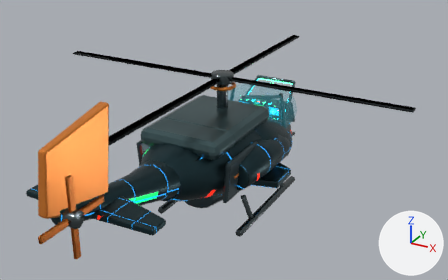
The glTF model public/assets/original/models/support/pass65-chopper-gunner-lod0.glb, before and after one commit.
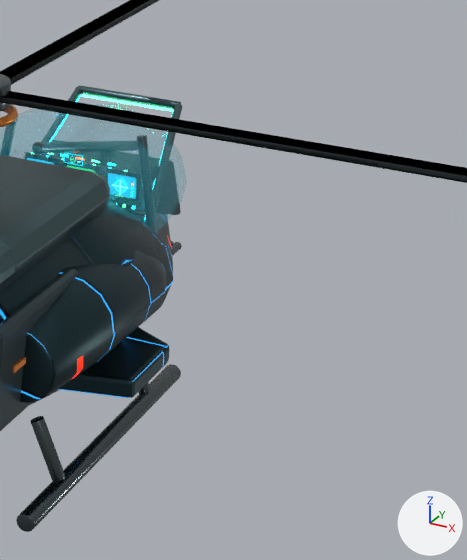
Each version appears first whole from a camera (50 mm lens) standing at (5.64, -10.6, 5.48) and looking at (-0.54, 0.62, -0.13), and next in a close-up on the part from 51% to 89% of the width and 16% to 88% of the height. The lights are fixed; the arrows at lower right show +X, +Y and +Z. The last two pictures show the newer version. Where no turn or scale is listed for an object, it has been applied to the vertices.

Script lines for the objects in view, before the commit:
```python
me_cube_004 = bpy.data.meshes.new('Cube.004')
me_cube_004.from_pydata(...)  # 44 vertices, 84 faces; spans x -0.081..0.081, y -0.59..0.59, z -0.408..0.408
me_cube_004.materials.append(mat_mat_pass65chopper_darkarmor)  # greyish cyan #425257
me_cube_086 = bpy.data.meshes.new('Cube.086')
me_cube_086.from_pydata(...)  # 44 vertices, 84 faces; spans x -0.1..0.1, y -3.72..3.72, z -0.02..0.02
me_cube_086.materials.append(mat_mat_pass65chopper_rotorblade)  # black #21292c
me_cube_088 = bpy.data.meshes.new('Cube.088')
me_cube_088.from_pydata(...)  # 44 vertices, 84 faces; spans x -0.1..0.1, y -3.72..3.72, z -0.02..0.02
me_cube_088.materials.append(mat_mat_pass65chopper_rotorblade)  # black #21292c
ob_chopper_mainblade_0_lod0 = bpy.data.objects.new('Chopper_MainBlade_0_LOD0', me_cube_086)
ob_chopper_mainblade_0_lod0.location = (0.0, -0.42, 1.72)
ob_chopper_mainblade_2_lod0 = bpy.data.objects.new('Chopper_MainBlade_2_LOD0', me_cube_088)
ob_chopper_mainblade_2_lod0.location = (0.0, -0.42, 1.72)
ob_chopper_reararmordoor_1_lod0 = bpy.data.objects.new('Chopper_RearArmorDoor_1_LOD0', me_cube_004)
ob_chopper_reararmordoor_1_lod0.location = (0.93, -1.4, 0.32)
# also in view: 'Chopper_RearEngineCowling_LOD0' at (0.0, -1.34, 0.93); 'Chopper_MainBlade_3_LOD0' at (0.0, -0.42, 1.72); 'Chopper_RearCabin_LOD0' at (0.0, -1.6, 0.29); 'Chopper_InnerWindscreenHeader_LOD0' at (0.0, 2.18, 0.94); 'Chopper_TaperedFuselage_LOD0' at (0.0, 1.09, 0.27)
```
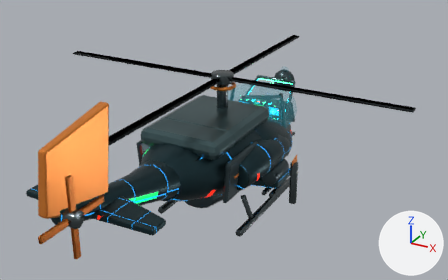
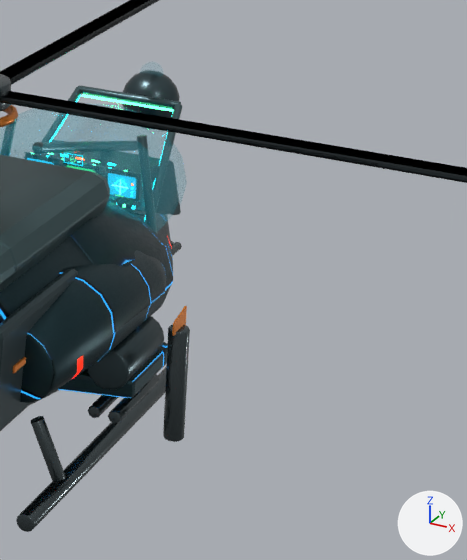
Where the newer file only moved an object's origin or applied its transform, the numbers keep the older frame.

Changed parts and their boxes (x1, y1, x2, y2) in the close-ups (467 x 560 px):
'Chopper_RocketPod_1_LOD0', added: after (87, 316, 164, 390)
'Chopper_Missile_1_LOD0', added: after (163, 325, 190, 442)
'Chopper_SensorTurret_LOD0', added: after (122, 73, 180, 118)
'Chopper_RocketTube_1_1_LOD0', added: after (108, 374, 159, 423)
'Chopper_RocketTube_1_0_LOD0', added: after (88, 395, 118, 418)
'Chopper_SensorLens_LOD0', added: after (140, 61, 164, 77)
'Chopper_MissileFin_1_LOD0', added: after (172, 306, 187, 336)
'Chopper_SensorMast_LOD0', added (mostly hidden): after (137, 94, 146, 113)

The change, as a diff of the scene's bpy script:
```diff
--- a/public/assets/original/models/support/pass65-chopper-gunner-lod0.glb.py
+++ b/public/assets/original/models/support/pass65-chopper-gunner-lod0.glb.py
@@ ob_chopper_rockettube_1_1_lod0 @@
+ob_chopper_rockettube_1_1_lod0 = bpy.data.objects.new('Chopper_RocketTube_1_1_LOD0', me_cylinder_002_1)  # 112 vertices, 220 faces; spans x -0.14..0.14, y -0.14..0.14, z -1.0..1.0; in mat_mat_pass65chopper_gunmetal (dark grey #576164)
+ob_chopper_rockettube_1_1_lod0.parent = ob_pass65chopper_lod0
+ob_chopper_rockettube_1_1_lod0.location = (1.24, -0.34, -0.44)
+ob_chopper_rockettube_1_1_lod0.rotation_euler = (1.571, 0.0, 0.0)  # degrees (90, 0, 0)
+ob_chopper_rockettube_1_1_lod0.scale = (0.35, 0.35, 0.35)
@@ ob_chopper_rockettube_1_0_lod0 @@
+ob_chopper_rockettube_1_0_lod0 = bpy.data.objects.new('Chopper_RocketTube_1_0_LOD0', me_cylinder_002_1)  # 112 vertices, 220 faces; spans x -0.14..0.14, y -0.14..0.14, z -1.0..1.0; in mat_mat_pass65chopper_gunmetal (dark grey #576164)
+ob_chopper_rockettube_1_0_lod0.parent = ob_pass65chopper_lod0
+ob_chopper_rockettube_1_0_lod0.location = (1.08, -0.34, -0.44)
+ob_chopper_rockettube_1_0_lod0.rotation_euler = (1.571, 0.0, 0.0)  # degrees (90, 0, 0)
+ob_chopper_rockettube_1_0_lod0.scale = (0.35, 0.35, 0.35)
@@ ob_chopper_rocketpod_1_lod0 @@
+ob_chopper_rocketpod_1_lod0 = bpy.data.objects.new('Chopper_RocketPod_1_LOD0', me_cylinder_007_1)  # 96 vertices, 188 faces; spans x -0.17..0.17, y -0.33..0.33, z -0.17..0.17; in mat_mat_pass65chopper_darkarmor (greyish cyan #425257)
+ob_chopper_rocketpod_1_lod0.location = (1.16, -0.34, -0.08)
@@ ob_chopper_missilefin_1_lod0 @@
+ob_chopper_missilefin_1_lod0 = bpy.data.objects.new('Chopper_MissileFin_1_LOD0', me_chopper_missilefin__1_lod0_mesh)  # 55 vertices, 106 faces; spans x -0.09..0.09, y -1.0..1.0, z -0.81..0.81; in mat_mat_pass65chopper_rescueaccent (orange #e58635)
+ob_chopper_missilefin_1_lod0.parent = ob_pass65chopper_lod0
+ob_chopper_missilefin_1_lod0.location = (1.58, -0.38, 0.26)
+ob_chopper_missilefin_1_lod0.scale = (0.11, 0.11, 0.11)
@@ ob_chopper_missile_1_lod0 @@
+ob_chopper_missile_1_lod0 = bpy.data.objects.new('Chopper_Missile_1_LOD0', me_cylinder_010_1)  # 140 vertices, 276 faces; spans x -0.074..0.074, y -0.076..0.076, z -0.44..0.44; in mat_mat_pass65chopper_gunmetal (dark grey #576164)
+ob_chopper_missile_1_lod0.location = (1.58, -0.38, -0.22)
@@ ob_chopper_sensorturret_lod0 @@
+ob_chopper_sensorturret_lod0 = bpy.data.objects.new('Chopper_SensorTurret_LOD0', me_sphere_1)  # a UV sphere (16 segments, 9 rings, poles along z) spanning x -0.256..0.256, y -0.217..0.217, z -0.26..0.26; in mat_mat_pass65chopper_darkarmor (greyish cyan #425257)
+ob_chopper_sensorturret_lod0.location = (0.0, 2.66, 0.78)
@@ ob_chopper_sensormast_lod0 @@
+ob_chopper_sensormast_lod0 = bpy.data.objects.new('Chopper_SensorMast_LOD0', me_cylinder_020_1)  # 140 vertices, 276 faces; spans x -0.057..0.057, y -0.059..0.059, z -0.1..0.1; in mat_mat_pass65chopper_gunmetal (dark grey #576164)
+ob_chopper_sensormast_lod0.location = (0.0, 2.5, 0.78)
@@ ob_chopper_sensorlens_lod0 @@
+ob_chopper_sensorlens_lod0 = bpy.data.objects.new('Chopper_SensorLens_LOD0', me_cylinder_019)  # 96 vertices, 188 faces; spans x -0.1..0.1, y -0.04..0.04, z -0.1..0.1; in mat_mat_pass65chopper_hudglass (cyan #277c86, glowing cyan #0d7a89)
+ob_chopper_sensorlens_lod0.location = (0.0, 2.66, 1.02)
```
